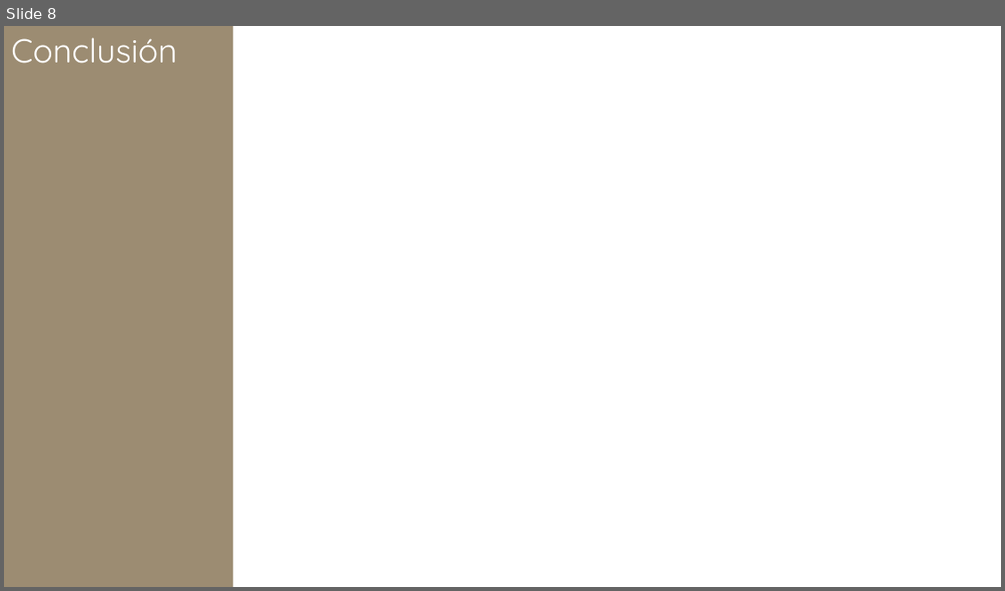
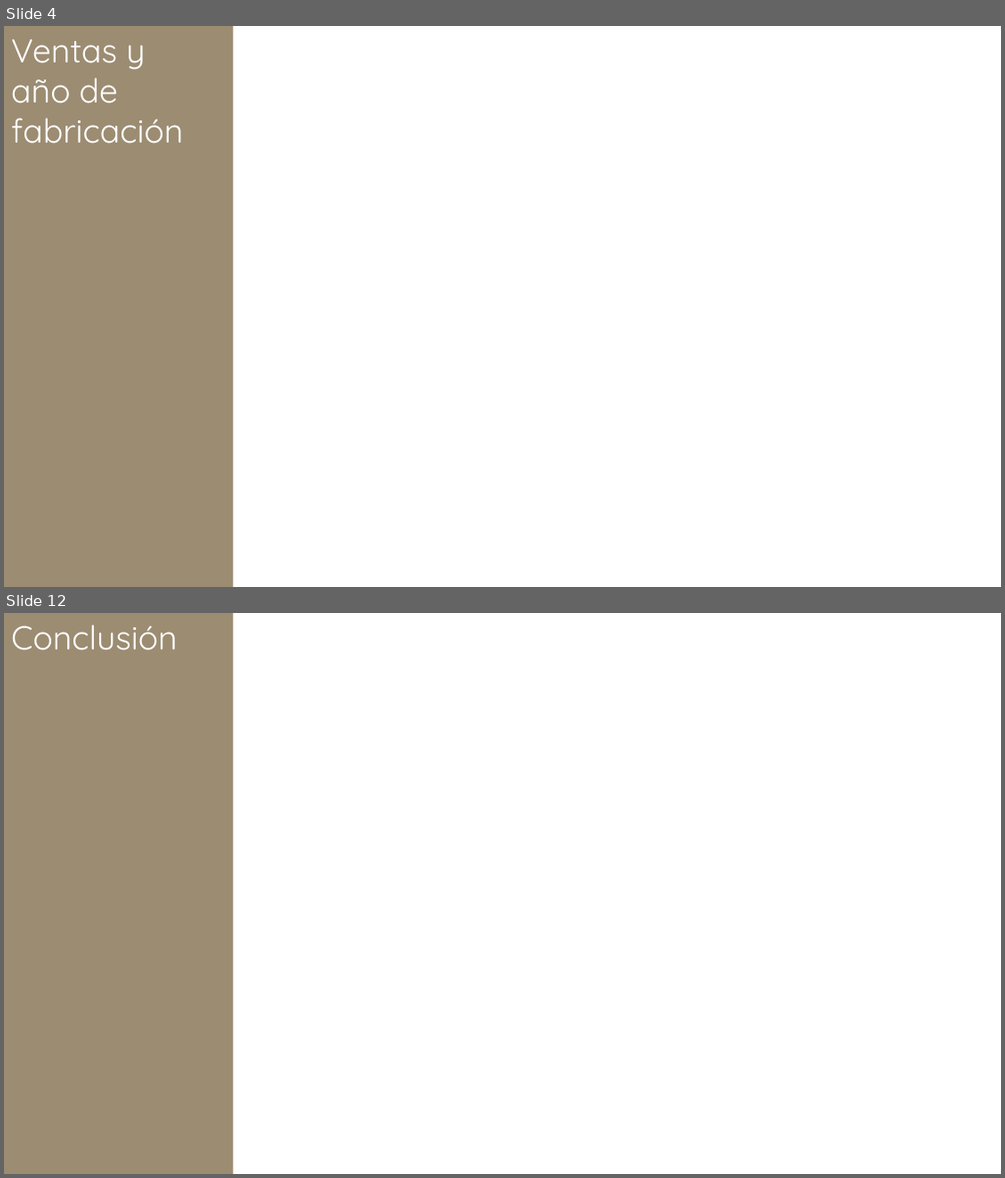
Before and after one commit to chumagram/vehicle-set-data, a slide deck: plantillas.pptx. Shown one above the other, each under a label of ours: slide 8 before the commit, slides 4 and 12 after it; the slides between them are not shown. The pictures are 1005x591 and 1005x1178 pixels, drawn with LibreOffice and Linux fonts; fonts in the diff are those of the drawing. Boxes give left, top, right and bottom in pixels: in the first picture for what was removed or moved away, otherwise in the second. Text is boxed around its words. In the diff, an @@ line names an element or a change of style, - is before the commit and + after.

```diff
--- a/plantillas.pptx
+++ b/plantillas.pptx
@@ slide 4 added at (x1=4, y1=26, x2=1001, y2=587), background #FFFFFF @@
@@ rectangle added at (x1=4, y1=26, x2=233, y2=587), fill #9C8C72, 32 pt, text #FFFFFF @@
+Ventas y
+año de fabricación
@@ what was slide 8 is now slide 12 @@
```
Also in this commit, not shown: 6 slides changed, 4 other slides added, 1 slide removed, 17 other files.
